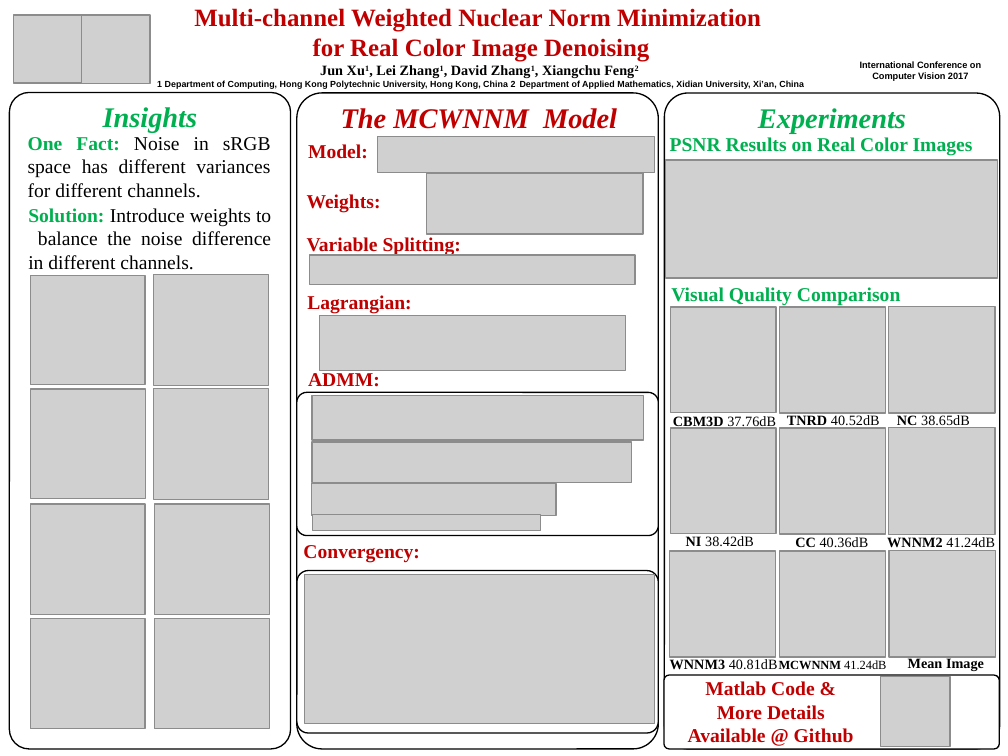
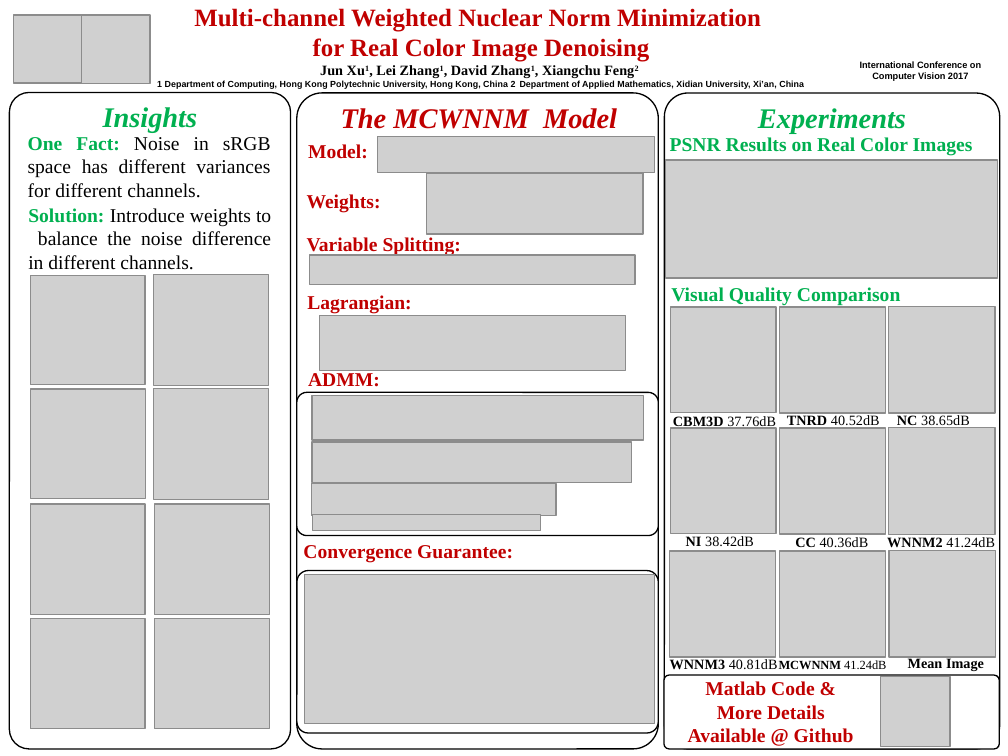
Before and after one commit to csjunxu/ICCV2017_PAPER1, a slide deck: slide 1 of iccv17_poster_template.pptx. Drawn at 1008x756 pixels with LibreOffice and Linux fonts; fonts in the diff are those of the drawing; grey boxes stand for pictures; background and template pictures are left out. Boxes give left, top, right and bottom in pixels: in the first picture for what was removed or moved away, otherwise in the second. Text is boxed around its words. In the diff, an @@ line names an element or a change of style, - is before the commit and + after.

```diff
--- a/iccv17_poster_template.pptx
+++ b/iccv17_poster_template.pptx
@@ text at (x1=303, y1=545, x2=513, y2=563): text changed @@
-Convergency:
+Convergence Guarantee:
```
